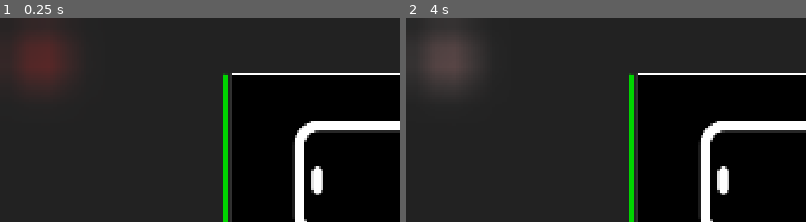
Above: before the commit, frames 1-2 (left to right).
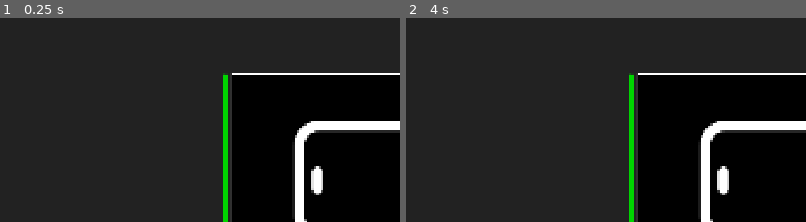
Above: after the commit, the same moments.

Repository: CantanTam/blecaco_phone
Game: Godot game, scene res://scenes/main.tscn
Two runs of this game, one before a commit and one after it. Both use one fixed random seed, a clock stepped at 60 frames per second and the inputs below.
Inputs (mouse positions are % of the whole screen's width and height, from its top left):
- Up to frame 1 (0.25 s): no input
- Up to frame 2 (4 s): click (5, 10) at 0.5 s; tap Enter at 1.25, 1.35, 2.75 s; move the mouse to (72, 50) at 1.27 s; hold Up 1.28-2 s; click (72, 50) at 1.42 s; tap Space at 1.52, 2, 3.5 s; drag from (30, 61) to (45, 77) at 2.02 s; move the mouse to (60, 31) at 2.77 s; hold Up 2.78-3.5 s; tap Tab at 2.85 s; click (60, 31) at 2.92 s; drag from (45, 77) to (20, 39) at 3.52 s
The pictures show only the part of the screen within x 0-50%, y 0-50%; the shares and areas given below are measured in that part.

The runs differ from the first frame. In frame 1, 3.0% of the frame differs, in the area x 3-18%, y 6-34%; in frame 2, 3.0%.

Commit message:
blur mask: move it above the stream but below the buttons
The mask was a child of Setting, so it drew after RecordButton and
LinkButton and blurred them too. It also sat inside setting.tscn, i.e. in
the wrong scene, for something that composes with Stream and the mode scene.

Move BlurBackBuffer/BlurMask into ModeContainer, between ActiveModeHost and
RecordButton, and read them from setting.gd as ../BlurMask (with the same
null guard style as ../ActiveModeHost). Draw order is now:

    Stream          <- blurred
    ActiveModeHost  <- blurred
    BlurBackBuffer
    BlurMask
    RecordButton    <- sharp
    LinkButton      <- sharp
    Setting         <- sharp, so OptionButtons and every other .tscn an
                       OptionButton opens (they live in Setting/ContentHost)
    QRCode          <- last child of Main, always on top, untouched

The .tscn keeps a comment saying the node position is the draw order, so it
should not be moved casually.

Verified by instantiating main.tscn and rendering one real frame with the
GPU: ModeContainer order is ActiveModeHost, BlurBackBuffer, BlurMask,
RecordButton, LinkButton, Setting; ../BlurMask resolves and Setting/BlurMask
does not; QRCode is still Main's last child. In the frame the RecordButton
white ring reads exactly (1,1,1) while the background behind the mask is
dimmed to 0.565/0.573 and its red/blue edge turns into a gradient.

Diff:
--- a/scenes/main.tscn
+++ b/scenes/main.tscn
@@ -146,6 +146,28 @@
 grow_vertical = 2
 mouse_filter = 2
 
+; 选项面板唤出时盖在 stream 上的「半透明 + 模糊」遮罩。
+; ⚠️ 这两个节点的位置 = 绘制顺序，决定了哪一层被糊，不要随便挪：
+;     排在它们**前面**的（Stream / ActiveModeHost）会被糊；
+;     排在它们**后面**的（RecordButton / LinkButton / Setting，
+;     以及 Setting 里打开的其它 .tscn）保持清晰；
+;     QRCode 是 Main 的最后一个子节点，永远在最上层，不受影响。
+; 参数由 scripts/setting.gd 从 Options 读取后写进 material
+; （不要写 shader_parameter/xxx 到这里，会覆盖 shader 默认值）。
+[node name="BlurBackBuffer" type="BackBufferCopy" parent="ModeContainer"]
+copy_mode = 2
+
+[node name="BlurMask" type="ColorRect" parent="ModeContainer"]
+visible = false
+material = SubResource("ShaderMaterial_blurmask")
+layout_mode = 1
+anchors_preset = 15
+anchor_right = 1.0
+anchor_bottom = 1.0
+grow_horizontal = 2
+grow_vertical = 2
+mouse_filter = 2
+
 [node name="RecordButton" type="Button" parent="ModeContainer" unique_id=786424927]
 layout_mode = 1
 offset_left = 40.0
@@ -187,20 +209,6 @@
 layout_mode = 1
 mouse_filter = 2
 
-[node name="BlurBackBuffer" type="BackBufferCopy" parent="ModeContainer/Setting"]
-copy_mode = 2
-
-[node name="BlurMask" type="ColorRect" parent="ModeContainer/Setting"]
-visible = false
-material = SubResource("ShaderMaterial_blurmask")
-layout_mode = 1
-anchors_preset = 15
-anchor_right = 1.0
-anchor_bottom = 1.0
-grow_horizontal = 2
-grow_vertical = 2
-mouse_filter = 2
-
 [node name="TopEdgeArea" type="Control" parent="ModeContainer/Setting" unique_id=1278452578]
 layout_mode = 1
 anchor_left = 0.25
--- a/scripts/options.gd
+++ b/scripts/options.gd
@@ -64,9 +64,14 @@
 	# 选项面板唤出时，背后那层「半透明 + 模糊」遮罩
 	# （shader: resources/ui_blur_mask.gdshader，由 setting.gd 写入）
 	#
-	# 手机端要调的就是这三个值 —— 调完发 Options.changed，
+	# 糊的是 stream + 当前模式画面；RecordButton / LinkButton /
+	# OptionButtons / OptionButtons 唤出的其它 .tscn 都在模糊层之上，保持清晰。
+	#
+	# 手机端要调的就是下面这两个值 —— 调完发 Options.changed，
 	# setting.gd::_on_option_changed() 会立刻写进 shader，实时生效。
 	# 设置页做好后各挂一个滑条 / 步进器即可。
+	# ⚠️ 改这里的默认值后如果没生效：存档会盖掉默认值，先删
+	#    user://blecaco_settings.cfg 或调用 Options.reset_to_defaults()。
 	# ------------------------------------------------------------
 	"blur_mask/opacity": 0.45,   # 半透明程度 0.0~1.0（0=完全透出画面，1=完全被遮罩色盖住）
 	"blur_mask/radius": 10.0,    # 模糊半径，单位「屏幕像素」（0=不糊，越大越糊）
--- a/scripts/setting.gd
+++ b/scripts/setting.gd
@@ -9,10 +9,22 @@
 @onready var option_buttons: HBoxContainer = $OptionPanel/ButtonMargins/OptionButtons
 @onready var mode_set_button: Button = $OptionPanel/ButtonMargins/OptionButtons/ModeSetButton
 @onready var addon_set_button: Button = $OptionPanel/ButtonMargins/OptionButtons/AddonSetButton
+# ============================================================
 # 选项面板唤出时，盖在 stream 上面的「半透明 + 模糊」遮罩
-# （节点在 scenes/main.tscn 里，是 Setting 的子节点，排在 OptionPanel 之前；
-#   shader 是 resources/ui_blur_mask.gdshader）
-@onready var blur_mask: ColorRect = $BlurMask
+#
+# shader:   resources/ui_blur_mask.gdshader
+# 节点位置: scenes/main.tscn 的 **ModeContainer** 下面，是 Setting 的**兄弟节点**，
+#           排在 ActiveModeHost 之后、RecordButton 之前。
+#
+# ⚠️ 位置 = 绘制顺序，它决定了「谁被糊、谁保持清晰」，不要随便挪：
+#     排在它**前面**的  Stream / ActiveModeHost                 → 被糊
+#     排在它**后面**的  RecordButton / LinkButton / Setting     → 清晰
+#       （Setting 里含 OptionPanel、OptionButtons，以及 OptionButtons
+#        唤出的其它 .tscn —— 它们挂在 Setting/ContentHost 下面，所以也在
+#        模糊层之上）
+#     QRCode 是 Main 的最后一个子节点，永远在最上层 → 完全不受影响
+# ============================================================
+@onready var blur_mask: ColorRect = get_node_or_null("../BlurMask") as ColorRect
 
 # ============================================================
 # 选项按钮按下时，需要暂时隐藏的「模式触控区域」
@@ -70,8 +82,10 @@
 
 	# 模糊遮罩：初始隐藏；参数先按 Options 里的值写一次，
 	# 之后手机上改了值会走 Options.changed → _on_option_changed()
-	blur_mask.visible = false
-	blur_mask.modulate.a = 0.0
+	if blur_mask != null:
+		blur_mask.visible = false
+		blur_mask.modulate.a = 0.0
+
 	_apply_mask_params()
 	Options.changed.connect(_on_option_changed)
 
@@ -89,8 +103,12 @@
 
 	option_panel.visible = true
 
-	# 背后那层模糊遮罩：先显示出来，再和面板一起淡入
-	blur_mask.visible = true
+	# 背后那层模糊遮罩：先显示出来，再和面板一起淡入。
+	# 它盖住 stream 和模式场景，但盖不住 RecordButton / LinkButton /
+	# OptionPanel 以及 OptionButtons 唤出的其它 .tscn（见文件开头说明）。
+	if blur_mask != null:
+		blur_mask.visible = true
+
 	_apply_mask_params()
 
 	panel_tween = create_tween()
@@ -99,7 +117,9 @@
 	panel_tween.tween_property(option_panel, "offset_top", SHOWN_TOP, ANIMATION_DURATION)
 	panel_tween.tween_property(option_panel, "offset_bottom", SHOWN_BOTTOM, ANIMATION_DURATION)
 	panel_tween.tween_property(option_panel, "modulate:a", 1.0, ANIMATION_DURATION)
-	panel_tween.tween_property(blur_mask, "modulate:a", 1.0, ANIMATION_DURATION)
+
+	if blur_mask != null:
+		panel_tween.tween_property(blur_mask, "modulate:a", 1.0, ANIMATION_DURATION)
 
 
 func _hide_option_panel() -> void:
@@ -111,7 +131,9 @@
 	panel_tween.tween_property(option_panel, "offset_top", HIDDEN_TOP, ANIMATION_DURATION)
 	panel_tween.tween_property(option_panel, "offset_bottom", HIDDEN_BOTTOM, ANIMATION_DURATION)
 	panel_tween.tween_property(option_panel, "modulate:a", 0.0, ANIMATION_DURATION)
-	panel_tween.tween_property(blur_mask, "modulate:a", 0.0, ANIMATION_DURATION)
+
+	if blur_mask != null:
+		panel_tween.tween_property(blur_mask, "modulate:a", 0.0, ANIMATION_DURATION)
 
 	panel_tween.chain().tween_callback(Callable(self, "_finish_hide"))
 
@@ -126,7 +148,8 @@
 
 	# 遮罩的淡出已经由 _hide_option_panel() 的 tween 做完，这里彻底关掉
 	# （visible=false 之后这一层就不再产生绘制开销）
-	blur_mask.visible = false
+	if blur_mask != null:
+		blur_mask.visible = false
 
 	for child in content_host.get_children():
 		child.queue_free()
@@ -298,9 +321,14 @@
 # ============================================================
 # 背景模糊遮罩（resources/ui_blur_mask.gdshader）
 #
+# 作用范围：盖住 stream 和当前模式画面，但**不**影响
+#           RecordButton / LinkButton / OptionPanel（含 OptionButtons）
+#           以及 OptionButtons 唤出的其它 .tscn。
+#           （靠节点绘制顺序实现，详见文件开头 blur_mask 的说明）
+#
 # 三个参数都存在 Options 里（登记在 options.gd 的 DEFAULTS）：
-#   "blur_mask/opacity"    半透明程度  0.0 ~ 1.0
-#   "blur_mask/radius"     模糊半径    单位 = 屏幕像素
+#   "blur_mask/opacity"    半透明程度  0.0 ~ 1.0        ← 手机上调「半透明」
+#   "blur_mask/radius"     模糊半径    单位 = 屏幕像素   ← 手机上调「模糊程度」
 #   "blur_mask/ring_taps"  采样圈数    1 ~ 4（性能 vs 平滑度）
 #
 # 【手机上想调怎么办】
@@ -309,13 +337,16 @@
 #       Options.set_value("blur_mask/radius", slider.value)
 #   写入会广播 Options.changed → 下面的 _on_option_changed() 立刻把新值
 #   塞进 shader，不需要重启、不用重建场景。
-#   临时试验也可以直接在 options.gd 的 DEFAULTS 里改默认值。
+#
+#   ⚠️ 临时试验时如果直接改 options.gd 的 DEFAULTS 却发现没效果：
+#      存档里的旧值会盖掉默认值。先删掉 user://blecaco_settings.cfg，
+#      或者调用一次 Options.reset_to_defaults()。
 #
 #   另外两个不在 Options 里、需要改代码的参数：
 #     遮罩颜色 mask_color —— 在 .gdshader 文件里改
 #     遮罩覆盖范围       —— 由 main.tscn 里 BlurMask 节点的锚点决定
-#                          （现在是全屏；只想盖住面板附近就把它改成和
-#                          OptionPanel 一样的锚点/offset）
+#                          （现在是全屏；想让画面某一块保持清晰就缩小它。
+#                          注意它只决定「哪些像素被糊」，面板永远在最上层）
 # ============================================================
 
 
